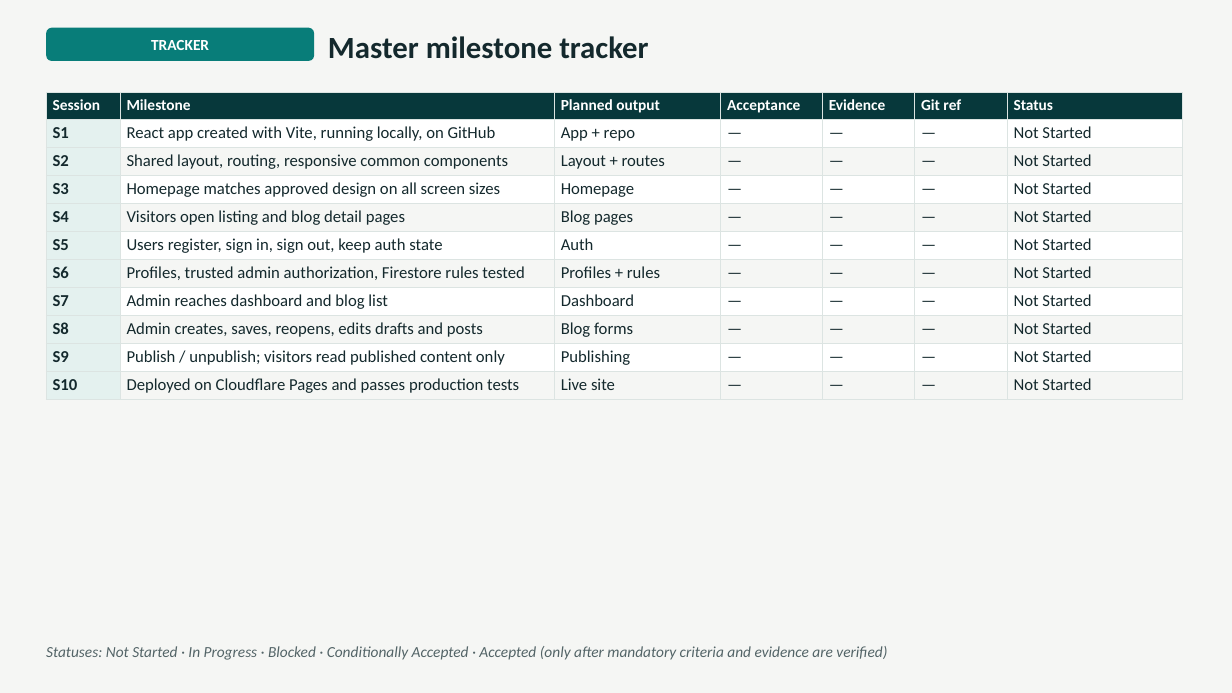
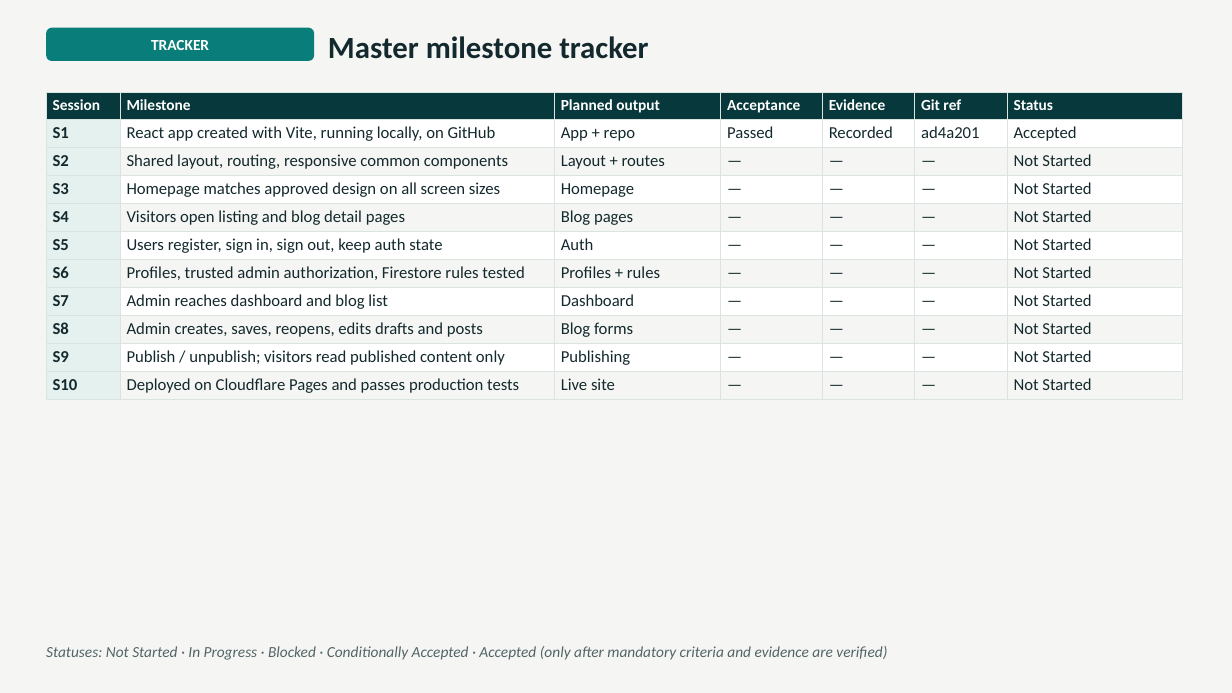
Before and after one commit to jaydeeprajputprojects-wq/codeclassic, a slide deck: slide 4 of docs/initial-project-docs/CodeClassic_Execution_Plan.pptx. Drawn at 1232x693 pixels with LibreOffice and Linux fonts; fonts in the diff are those of the drawing. Boxes give left, top, right and bottom in pixels: in the first picture for what was removed or moved away, otherwise in the second. Text is boxed around its words. In the diff, an @@ line names an element or a change of style, - is before the commit and + after.

Commit message:
feat: integrate Bootstrap for styling and layout, add routing with React Router
- Added Bootstrap as a dependency for styling components.
- Implemented React Router for navigation between pages.
- Created layout components: Header, Footer, and Layout.
- Added pages: Home, About, Blogs, Login, and QAComingSoon.
- Removed unused CSS files and styles, replacing them with global styles.
- Updated App component to use routing and layout structure.
- Deleted old App.css and index.css files to clean up styles.

```diff
--- a/docs/initial-project-docs/CodeClassic_Execution_Plan.pptx
+++ b/docs/initial-project-docs/CodeClassic_Execution_Plan.pptx
@@ table at [46, 92, 1183, 397] @@
-row 2: S1 | React app created with Vite, running locally, on GitHub | App + repo | — | — | — | Not Started
+row 2: S1 | React app created with Vite, running locally, on GitHub | App + repo | Passed | Recorded | ad4a201 | Accepted
```
Also in this commit, not shown: 1 other slide changed, 19 other files.
